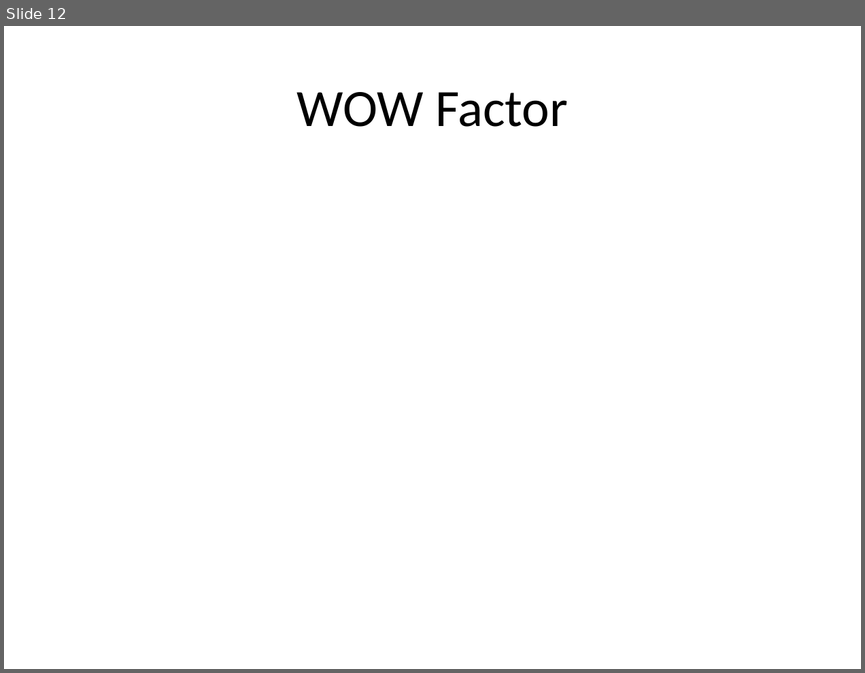
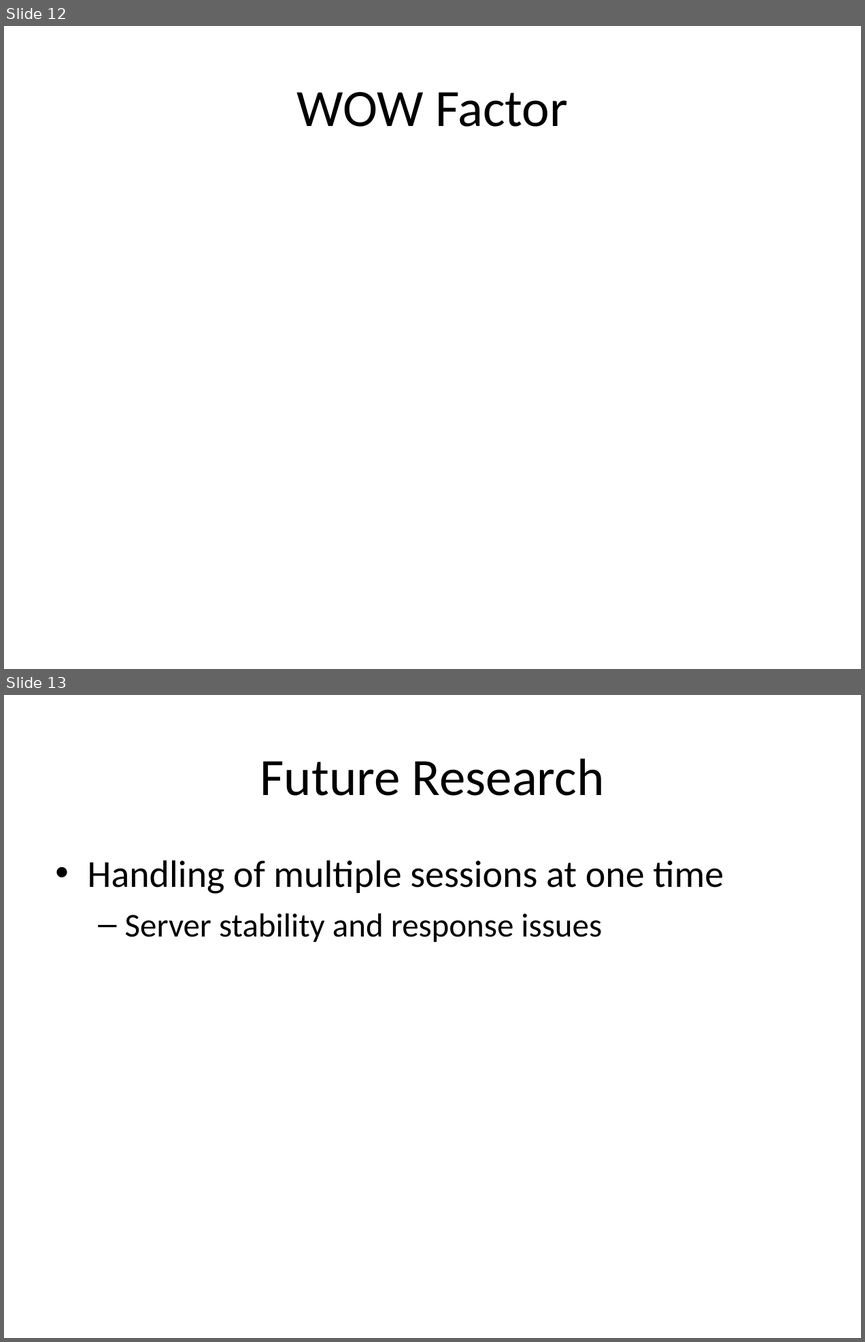
Before and after one commit to aajackson/Creepers, a slide deck: Documentation/MyFavs Presentation.ppt. Shown one above the other, each under a label of ours: slide 12 before the commit, slides 12 and 13 after it. The pictures are 865x673 and 865x1342 pixels, drawn with LibreOffice and Linux fonts; fonts in the diff are those of the drawing. Boxes give left, top, right and bottom in pixels: in the first picture for what was removed or moved away, otherwise in the second. Text is boxed around its words. In the diff, an @@ line names an element or a change of style, - is before the commit and + after.

```diff
--- a/Documentation/MyFavs Presentation.ppt
+++ b/Documentation/MyFavs Presentation.ppt
@@ slide 13 added at box(4, 695, 861, 1338), background #FFFFFF @@
@@ title added at box(260, 758, 604, 796), 44 pt, text #000000 @@
+Future Research
@@ text added at box(88, 860, 723, 942), 32 pt, text #000000 @@
+• Handling of multiple sessions at one time
+  – Server stability and response issues
```
Also in this commit, not shown: 1 slide changed, 1 slide removed, 1 other file.
